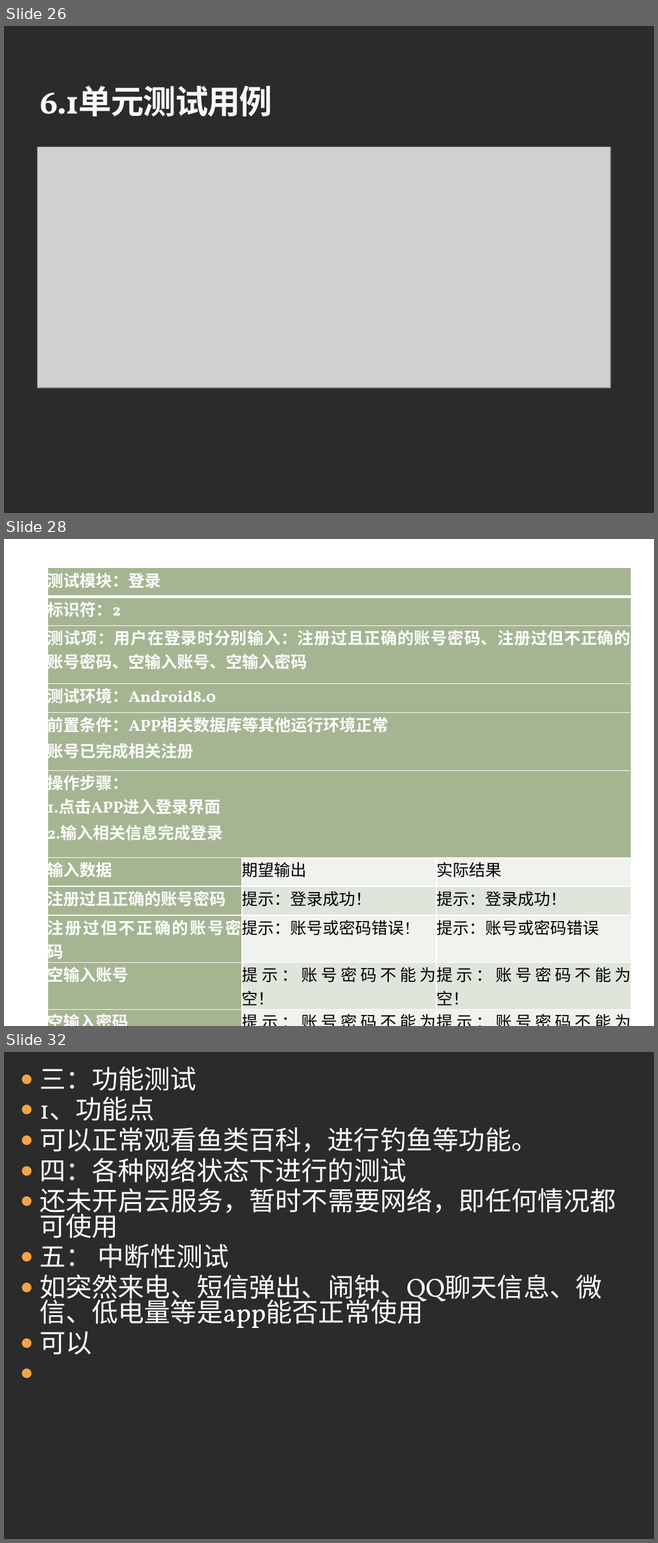
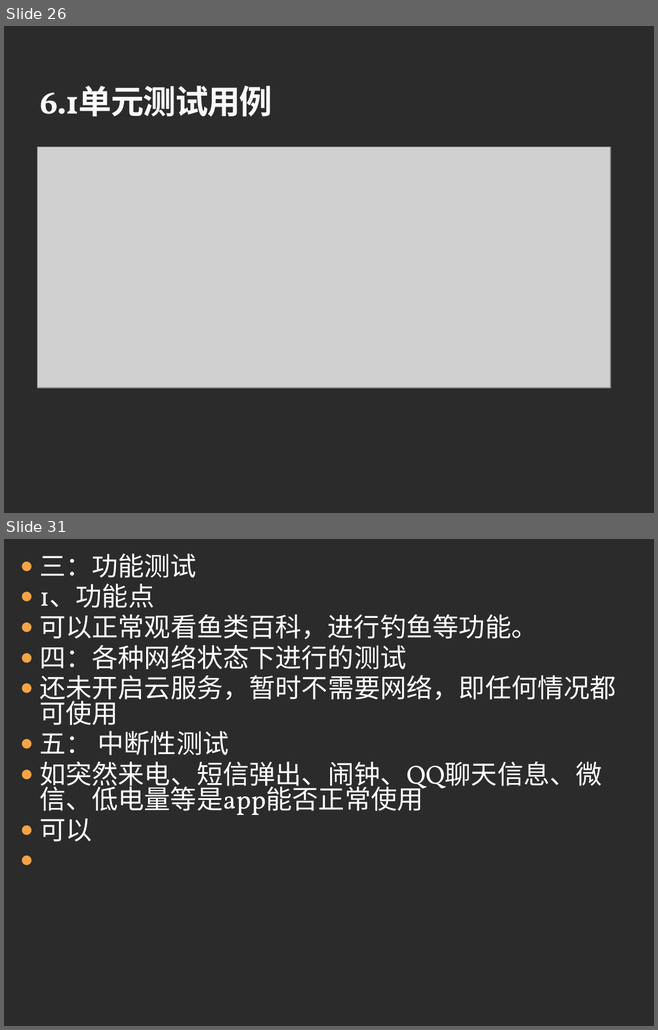
Before and after one commit to 3d-fishing/3D-app, a slide deck: 软件实现.pptx. Shown one above the other, each under a label of ours: slides 26, 28 and 32 before the commit, slides 26 and 31 after it; the slides between them are not shown. The pictures are 658x1543 and 658x1030 pixels, drawn with LibreOffice and Linux fonts; fonts in the diff are those of the drawing; grey boxes stand for pictures; background and template pictures are left out; a plain dark background stands for a picture behind light text. Boxes give left, top, right and bottom in pixels: in the first picture for what was removed or moved away, otherwise in the second. Text is boxed around its words. In the diff, an @@ line names an element or a change of style, - is before the commit and + after.

```diff
--- a/软件实现.pptx
+++ b/软件实现.pptx
@@ slide 28 removed at (x1=4, y1=539, x2=654, y2=1026), background picture (left out) @@
@@ table removed at (x1=48, y1=567, x2=630, y2=1008), 11 rows, 3 columns @@
-测试模块：登录 |  | 
-标识符：2 |  | 
-测试项：用户在登录时分别输入：注册过且正确的账号密码、注册过但不正确的账号密码、空输入账号、空输入密码 |  | 
-测试环境：Android8.0 |  | 
-前置条件：APP相关数据库等其他运行环境正常 / 账号已完成相关注册 |  | 
-操作步骤： / 1.点击APP进入登录界面 / 2.输入相关信息完成登录 |  | 
-输入数据 | 期望输出 | 实际结果
-注册过且正确的账号密码 | 提示：登录成功！ | 提示：登录成功！
-注册过但不正确的账号密码 | 提示：账号或密码错误! | 提示：账号或密码错误
-空输入账号 | 提示：账号密码不能为空！ | 提示：账号密码不能为空！
-空输入密码 | 提示：账号密码不能为空！ | 提示：账号密码不能为空！
@@ what was slide 32 is now slide 31 @@
```
Also in this commit, not shown: 3 slides changed, 2 slides added, 2 other slides removed, 1 other file.
